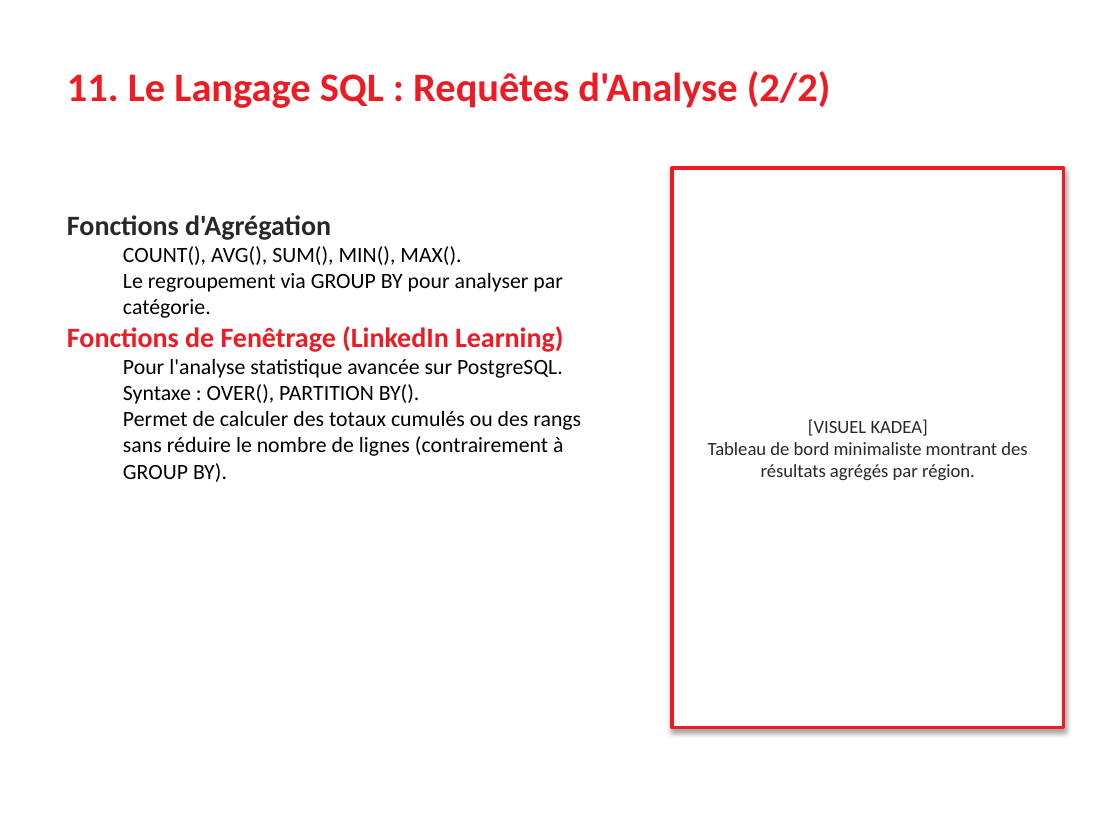
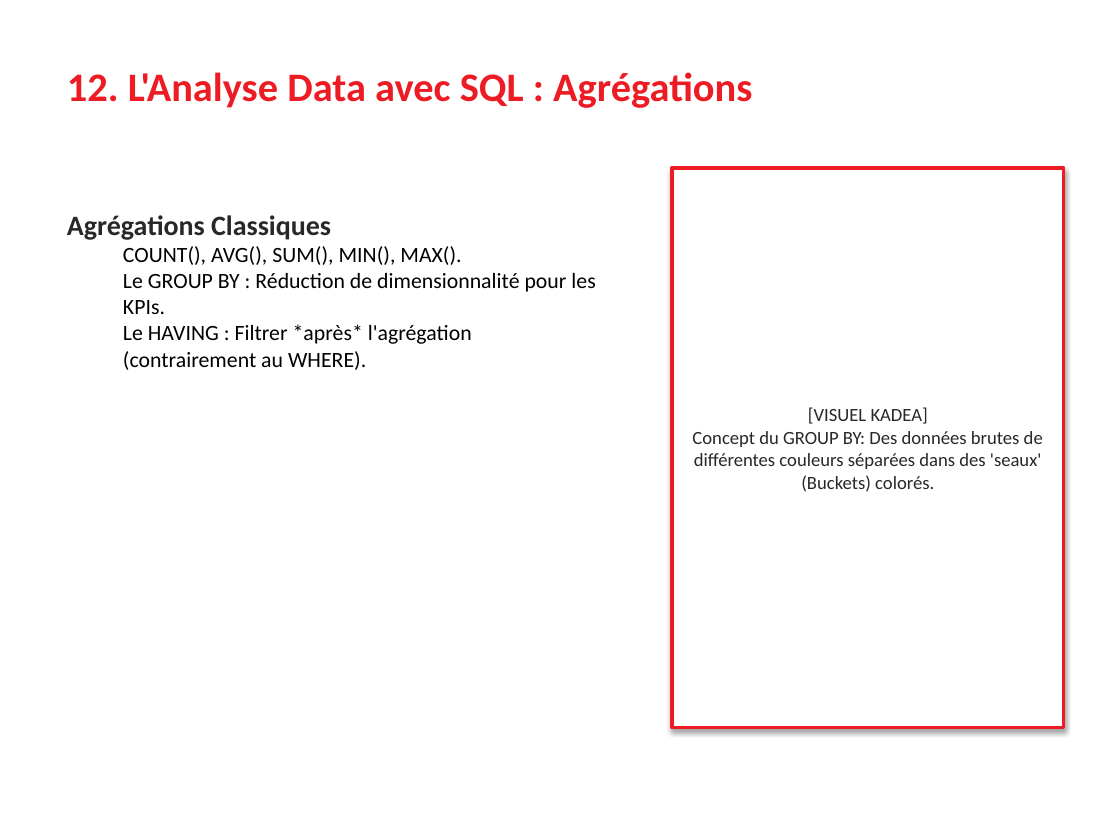
Before and after one commit to gatienseven7/train_model, a slide deck: slide 14 of Cours_Complet_BDD_et_SQL.pptx (slide 12 before the commit). Drawn at 1120x840 pixels with LibreOffice and Linux fonts; fonts in the diff are those of the drawing. Boxes give left, top, right and bottom in pixels: in the first picture for what was removed or moved away, otherwise in the second. Text is boxed around its words. In the diff, an @@ line names an element or a change of style, - is before the commit and + after.

```diff
--- a/Cours_Complet_BDD_et_SQL.pptx
+++ b/Cours_Complet_BDD_et_SQL.pptx
@@ text at <box>67,72,752,108</box>: text changed @@
-11. Le Langage SQL : Requêtes d'Analyse (2/2)
+12. L'Analyse Data avec SQL : Agrégations
@@ text at <box>67,215,331,240</box>: text changed @@
-Fonctions d'Agrégation
+Agrégations Classiques
@@ text at <box>123,273,595,370</box>: text changed @@
-  Le regroupement via GROUP BY pour analyser par catégorie.
-Fonctions de Fenêtrage (LinkedIn Learning)
-  Pour l'analyse statistique avancée sur PostgreSQL.
-  Syntaxe : OVER(), PARTITION BY().
-  Permet de calculer des totaux cumulés ou des rangs sans réduire le nombre de lignes (contrairement à GROUP BY).
+  Le GROUP BY : Réduction de dimensionnalité pour les KPIs.
+  Le HAVING : Filtrer *après* l'agrégation (contrairement au WHERE).
@@ text in rectangle at <box>692,407,1043,492</box>: text changed @@
-[VISUEL KADEA]
-Tableau de bord minimaliste montrant des résultats agrégés par région.
+[VISUEL KADEA]
+Concept du GROUP BY: Des données brutes de différentes couleurs séparées dans des 'seaux' (Buckets) colorés.
```
Also in this commit, not shown: 4 other slides changed, 3 slides added, 3 other files.
